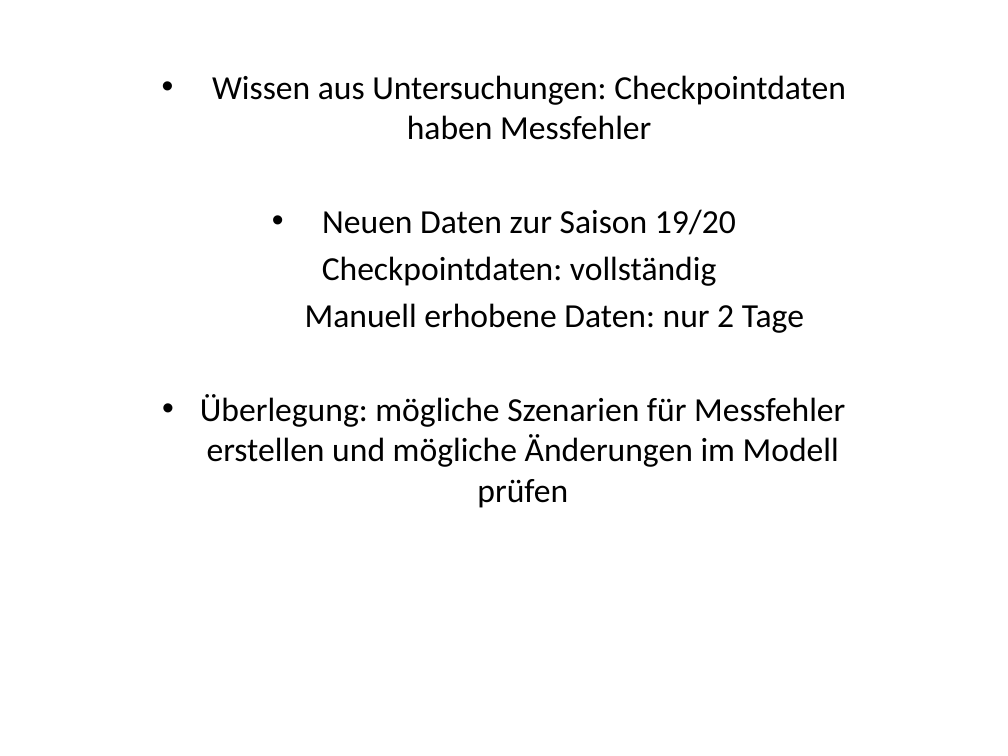
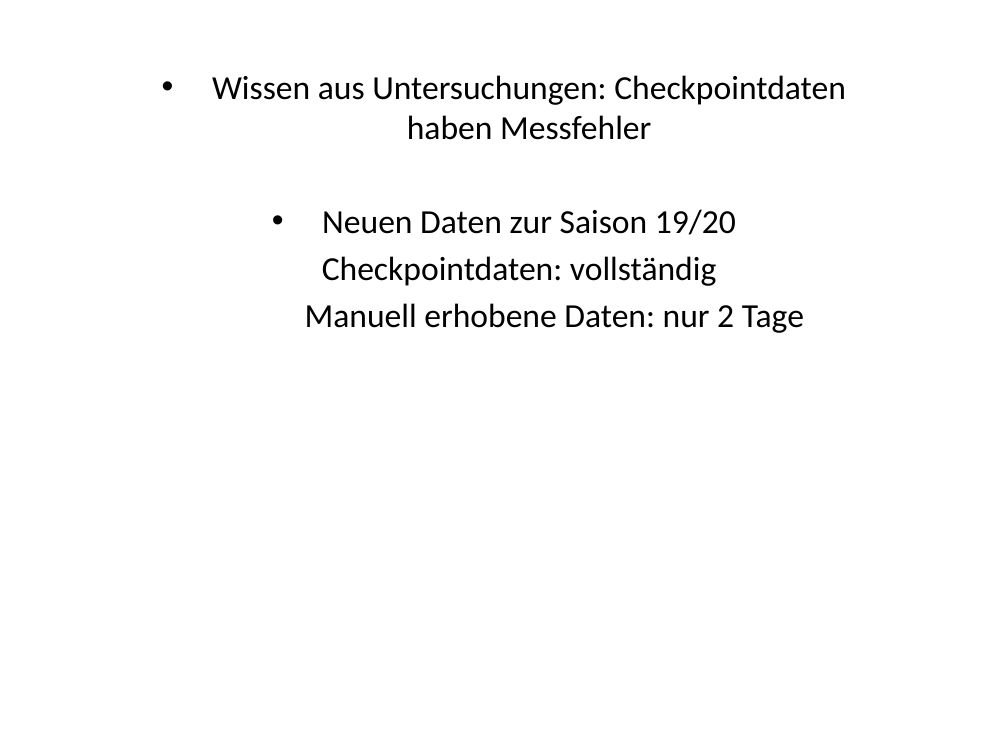
Before and after one commit to leavanh/LVS, a slide deck: slide 1 of Organisatorisches/messfehlerfolien.pptx. Drawn at 1008x756 pixels with LibreOffice and Linux fonts; fonts in the diff are those of the drawing. Boxes give left, top, right and bottom in pixels: in the first picture for what was removed or moved away, otherwise in the second. Text is boxed around its words. In the diff, an @@ line names an element or a change of style, - is before the commit and + after.

Commit message:
Szenarienplots und Folien aktualisiert

```diff
--- a/Organisatorisches/messfehlerfolien.pptx
+++ b/Organisatorisches/messfehlerfolien.pptx
@@ subtitle at [200,394,845,508]: paragraph removed @@
-• Überlegung: mögliche Szenarien für Messfehler erstellen und mögliche Änderungen im Modell prüfen
```
Also in this commit, not shown: 3 other slides changed, 3 slides added, 2 slides removed, 2 other files.
